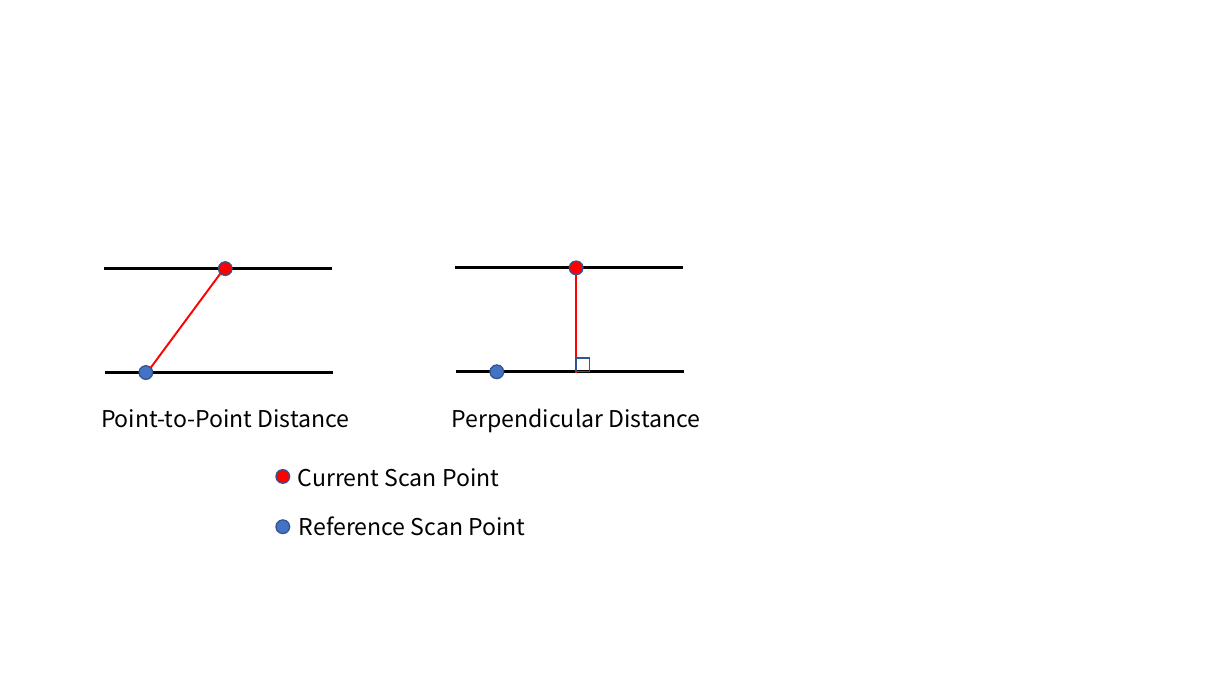
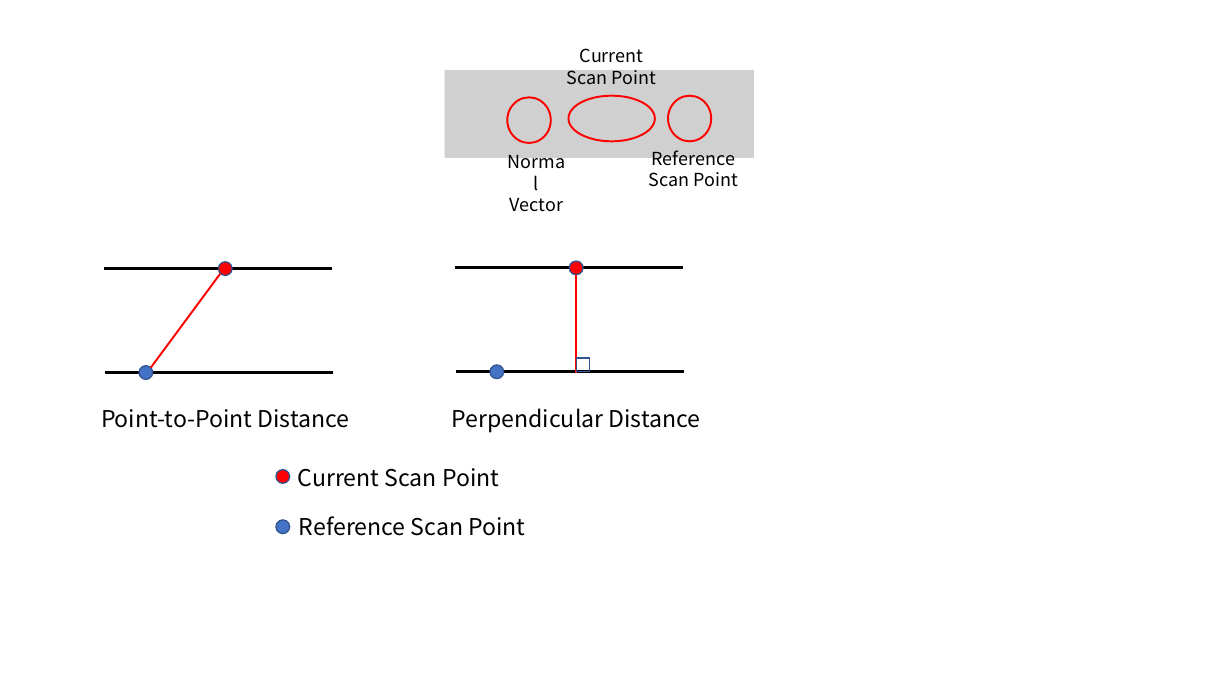
Before and after one commit to ShisatoYano/SLAMDesignUML, a slide deck: slide 5 of SLAM_Theoretical_Formulas.pptx. Drawn at 1232x693 pixels with LibreOffice and Linux fonts; fonts in the diff are those of the drawing; grey boxes stand for pictures. Boxes give left, top, right and bottom in pixels: in the first picture for what was removed or moved away, otherwise in the second. Text is boxed around its words. In the diff, an @@ line names an element or a change of style, - is before the commit and + after.

```diff
--- a/SLAM_Theoretical_Formulas.pptx
+++ b/SLAM_Theoretical_Formulas.pptx
@@ text added at [567,48,656,85], 14 pt, text #000000 @@
+Current
+Scan Point
@@ picture added at [445,70,754,158] @@
@@ ellipse added at [507,97,551,142], outline #FF0000 1.5 pt @@
@@ ellipse added at [568,96,655,141], outline #FF0000 1.5 pt @@
@@ ellipse added at [668,96,712,141], outline #FF0000 1.5 pt @@
@@ text added at [649,150,737,187], 14 pt, text #000000 @@
+Reference
+Scan Point
@@ text added at [510,197,563,212], 14 pt, text #000000 @@
+Normal
+Vector
```
Also in this commit, not shown: 2 other files.
